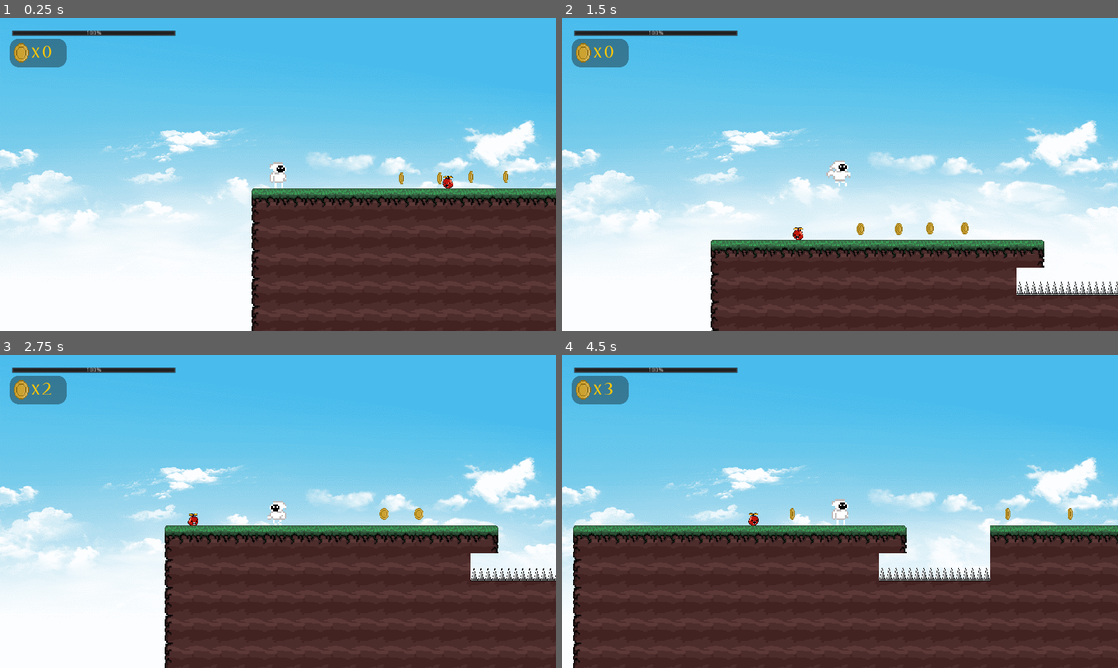
Above: before the commit, frames 1-4 (two rows, left to right).
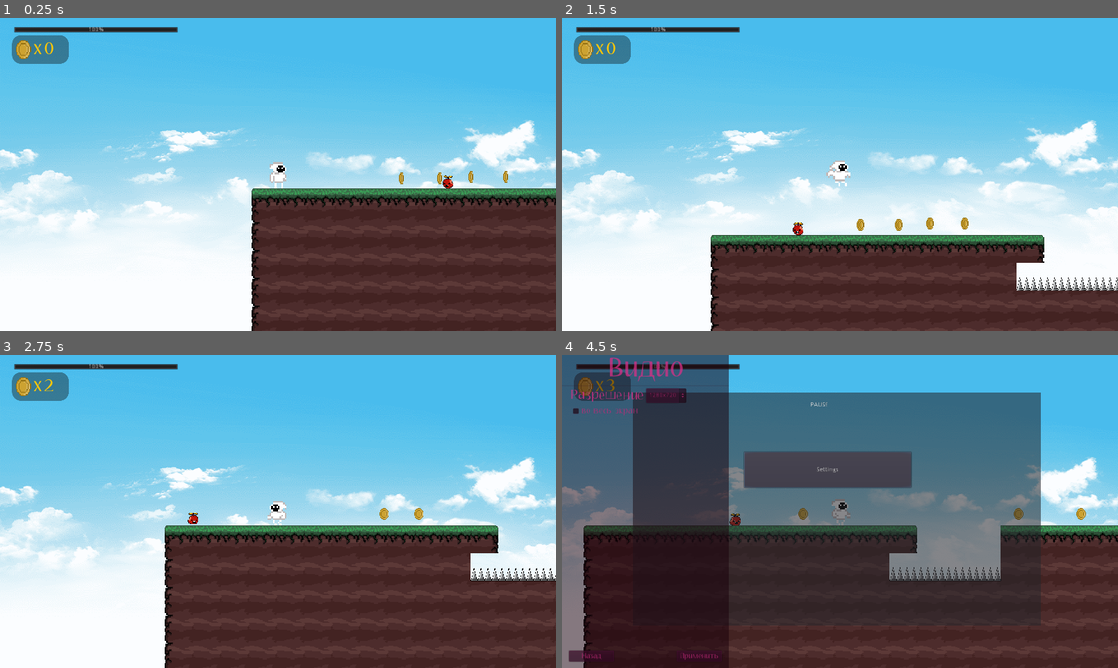
Above: after the commit, the same moments.

Repository: Tears89/Godot2d
Game: Godot game, scene res://Worlds/World_01.tscn
Same seed, same stepped clock (60 frames per second), same inputs: the game is played once before the commit and once after it.
Inputs (mouse positions are in pixels of both pictures, inside the frame that each line leads up to):
- Up to frame 1 (0.25 s): no input
- Up to frame 2 (1.5 s): hold D (Move_Right) from 0.53 s (still down); tap W (Jump) at 0.77 s
- Up to frame 3 (2.75 s): tap W (Jump) at 1.52 s; release D (Move_Right) at 2.03 s; hold A (Move_Left) from 2.03 s (still down)
- Up to frame 4 (4.5 s): release A (Move_Left) at 2.78 s; hold D (Move_Right) 2.78-4.25 s; tap W (Jump) at 3.02, 3.77 s; tap Escape (pause, bound only after the commit) at 4.15 s; click (828, 470) at 4.25 s, where only the run after the commit has a clickable "Settings"

The runs differ from the first frame. In frame 1, 1.2% of the frame differs, in the area x 1-82%, y 2-54%; in frame 2, 5.9%; in frame 3, 1.3%; in frame 4, 59%, in the area x 0-100%, y 0-100%.

Commit message:
Добавил настройки разрешения экрана и меню паузы

Diff:
--- a/Preabs/Global.tscn
+++ b/Preabs/Global.tscn
@@ -4,6 +4,8 @@
 [ext_resource path="res://Script/global.gd" type="Script" id=2]
 
 [node name="Global" type="Node"]
+pause_mode = 2
 script = ExtResource( 2 )
 
 [node name="HUD" parent="." instance=ExtResource( 1 )]
+visible = false
--- a/Preabs/HUD.tscn
+++ b/Preabs/HUD.tscn
@@ -1,8 +1,9 @@
-[gd_scene load_steps=7 format=2]
+[gd_scene load_steps=9 format=2]
 
 [ext_resource path="res://AubreyPro.otf" type="DynamicFontData" id=1]
 [ext_resource path="res://Graphics/Coin/Coin-1.png.png" type="Texture" id=2]
 [ext_resource path="res://Script/HUD.gd" type="Script" id=3]
+[ext_resource path="res://Preabs/OptionsUI.tscn" type="PackedScene" id=4]
 
 [sub_resource type="StyleBoxFlat" id=1]
 bg_color = Color( 0.0509804, 0.0509804, 0.0509804, 0.392157 )
@@ -19,49 +20,90 @@
 size = 40
 font_data = ExtResource( 1 )
 
+[sub_resource type="GDScript" id=4]
+script/source = "extends Button
+
+
+func _on_Button_button_down():
+	$\"%OptionControl\".show()
+"
+
 [node name="HUD" type="CanvasLayer"]
-offset = Vector2( -400, -200 )
-transform = Transform2D( 1, 0, 0, 1, -400, -200 )
+pause_mode = 2
 script = ExtResource( 3 )
 
 [node name="Panel" type="Panel" parent="."]
-margin_left = 423.0
-margin_top = 248.0
-margin_right = 553.0
-margin_bottom = 313.0
+margin_left = 28.0
+margin_top = 40.0
+margin_right = 158.0
+margin_bottom = 105.0
 custom_styles/panel = SubResource( 1 )
 
 [node name="TextureRect" type="TextureRect" parent="."]
-margin_left = 423.0
-margin_top = 248.0
-margin_right = 475.0
-margin_bottom = 313.0
+margin_left = 28.0
+margin_top = 40.0
+margin_right = 80.0
+margin_bottom = 105.0
 texture = ExtResource( 2 )
 expand = true
 
 [node name="X" type="Label" parent="."]
-margin_left = 472.0
-margin_top = 256.0
-margin_right = 492.0
-margin_bottom = 300.0
+margin_left = 77.0
+margin_top = 48.0
+margin_right = 97.0
+margin_bottom = 92.0
 custom_colors/font_color = Color( 1, 0.784314, 0.0156863, 1 )
 custom_fonts/font = SubResource( 2 )
 text = "x"
 valign = 1
 
 [node name="Coins" type="Label" parent="."]
-margin_left = 496.0
-margin_top = 256.0
-margin_right = 538.0
-margin_bottom = 300.0
+margin_left = 101.0
+margin_top = 48.0
+margin_right = 143.0
+margin_bottom = 92.0
 custom_colors/font_color = Color( 1, 0.784314, 0.0156863, 1 )
 custom_fonts/font = SubResource( 3 )
 text = "##"
 valign = 1
 
 [node name="HealthBar" type="ProgressBar" parent="."]
-margin_left = 427.0
-margin_top = 228.0
-margin_right = 805.0
-margin_bottom = 242.0
+margin_left = 32.0
+margin_top = 20.0
+margin_right = 410.0
+margin_bottom = 34.0
 value = 100.0
+
+[node name="PauseMenu" type="CanvasLayer" parent="."]
+unique_name_in_owner = true
+visible = false
+
+[node name="PanelContainer" type="Panel" parent="PauseMenu"]
+self_modulate = Color( 1, 1, 1, 0.552941 )
+anchor_right = 1.0
+anchor_bottom = 1.0
+margin_left = 164.0
+margin_top = 86.0
+margin_right = -178.0
+margin_bottom = -98.0
+
+[node name="Label" type="Label" parent="PauseMenu/PanelContainer"]
+margin_left = 408.0
+margin_top = 22.0
+margin_right = 647.0
+margin_bottom = 75.0
+text = "PAUSE"
+
+[node name="Button" type="Button" parent="PauseMenu/PanelContainer"]
+margin_left = 255.0
+margin_top = 137.0
+margin_right = 640.0
+margin_bottom = 219.0
+text = "Settings"
+script = SubResource( 4 )
+
+[node name="OptionControl" parent="PauseMenu" instance=ExtResource( 4 )]
+unique_name_in_owner = true
+visible = false
+
+[connection signal="button_down" from="PauseMenu/PanelContainer/Button" to="PauseMenu/PanelContainer/Button" method="_on_Button_button_down"]
--- a/Preabs/Main.tscn
+++ b/Preabs/Main.tscn
@@ -1,8 +1,8 @@
-[gd_scene load_steps=12 format=2]
+[gd_scene load_steps=8 format=2]
 
 [ext_resource path="res://AubreyPro.otf" type="DynamicFontData" id=1]
 [ext_resource path="res://Script/MainMenu.gd" type="Script" id=2]
-[ext_resource path="res://Script/Option_Control.gd" type="Script" id=3]
+[ext_resource path="res://Preabs/OptionsUI.tscn" type="PackedScene" id=3]
 
 [sub_resource type="DynamicFont" id=1]
 size = 90
@@ -12,26 +12,15 @@
 size = 90
 font_data = ExtResource( 1 )
 
+[sub_resource type="GDScript" id=4]
+script/source = "extends Button
+
+func _on_Settings_button_down():
+	$\"%OptionControl\".show()
+"
+
 [sub_resource type="DynamicFont" id=3]
 size = 90
-font_data = ExtResource( 1 )
-
-[sub_resource type="DynamicFont" id=4]
-size = 60
-font_data = ExtResource( 1 )
-
-[sub_resource type="DynamicFont" id=5]
-size = 20
-font_data = ExtResource( 1 )
-
-[sub_resource type="DynamicFont" id=6]
-size = 30
-font_data = ExtResource( 1 )
-
-[sub_resource type="DynamicFont" id=7]
-font_data = ExtResource( 1 )
-
-[sub_resource type="DynamicFont" id=8]
 font_data = ExtResource( 1 )
 
 [node name="Main" type="Node"]
@@ -68,6 +57,7 @@
 margin_bottom = 448.0
 custom_fonts/font = SubResource( 2 )
 text = "Настройки"
+script = SubResource( 4 )
 
 [node name="Exit" type="Button" parent="MainMenu/Panel"]
 margin_left = 384.0
@@ -77,71 +67,10 @@
 custom_fonts/font = SubResource( 3 )
 text = "Выход"
 
-[node name="Option_Control" type="Control" parent="MainMenu"]
+[node name="OptionControl" parent="MainMenu" instance=ExtResource( 3 )]
+unique_name_in_owner = true
 visible = false
-margin_right = 384.0
-margin_bottom = 720.0
-script = ExtResource( 3 )
-
-[node name="Panel" type="Panel" parent="MainMenu/Option_Control"]
-modulate = Color( 0.866667, 0.184314, 0.537255, 0.72549 )
-self_modulate = Color( 0.866667, 0.184314, 0.537255, 0.72549 )
-anchor_right = 1.0
-anchor_bottom = 1.0
-
-[node name="LB_Video" type="Label" parent="MainMenu/Option_Control/Panel"]
-margin_right = 384.0
-margin_bottom = 54.0
-custom_fonts/font = SubResource( 4 )
-text = "Видио"
-align = 1
-
-[node name="Option_Resolution" type="OptionButton" parent="MainMenu/Option_Control/Panel/LB_Video"]
-margin_left = 192.0
-margin_top = 104.0
-margin_right = 320.0
-margin_bottom = 128.0
-
-[node name="CB_FS" type="CheckBox" parent="MainMenu/Option_Control/Panel/LB_Video"]
-margin_left = 64.0
-margin_top = 152.0
-margin_right = 226.0
-margin_bottom = 182.0
-custom_fonts/font = SubResource( 5 )
-text = "во весь экран"
-
-[node name="LB_Resolution" type="Label" parent="MainMenu/Option_Control/Panel"]
-margin_top = 98.0
-margin_right = 175.0
-margin_bottom = 131.0
-custom_fonts/font = SubResource( 6 )
-text = "Разрешение"
-
-[node name="Button_Return" type="Button" parent="MainMenu/Option_Control/Panel"]
-anchor_right = 0.031
-anchor_bottom = 0.028
-margin_left = 16.0
-margin_top = 680.0
-margin_right = 108.096
-margin_bottom = 683.84
-custom_fonts/font = SubResource( 7 )
-text = "Назад"
-
-[node name="Button_Save" type="Button" parent="MainMenu/Option_Control/Panel"]
-anchor_right = 0.031
-anchor_bottom = 0.028
-margin_left = 264.0
-margin_top = 680.0
-margin_right = 356.096
-margin_bottom = 683.84
-custom_fonts/font = SubResource( 8 )
-text = "Применить"
-
-[node name="HSeparator" type="HSeparator" parent="MainMenu/Option_Control/Panel"]
-margin_top = 65.0
-margin_right = 384.0
-margin_bottom = 82.0
 
 [connection signal="pressed" from="MainMenu/Panel/Start" to="MainMenu" method="_on_Start_pressed"]
-[connection signal="pressed" from="MainMenu/Panel/Settings" to="MainMenu" method="_on_Settings_pressed"]
+[connection signal="button_down" from="MainMenu/Panel/Settings" to="MainMenu/Panel/Settings" method="_on_Settings_button_down"]
 [connection signal="pressed" from="MainMenu/Panel/Exit" to="MainMenu" method="_on_Exit_pressed"]
--- /dev/null
+++ b/Preabs/OptionsUI.tscn
@@ -0,0 +1,104 @@
+[gd_scene load_steps=8 format=2]
+
+[ext_resource path="res://AubreyPro.otf" type="DynamicFontData" id=1]
+[ext_resource path="res://Script/Option_Control.gd" type="Script" id=2]
+
+[sub_resource type="DynamicFont" id=7]
+font_data = ExtResource( 1 )
+
+[sub_resource type="DynamicFont" id=8]
+font_data = ExtResource( 1 )
+
+[sub_resource type="DynamicFont" id=4]
+size = 60
+font_data = ExtResource( 1 )
+
+[sub_resource type="DynamicFont" id=6]
+size = 30
+font_data = ExtResource( 1 )
+
+[sub_resource type="DynamicFont" id=5]
+size = 20
+font_data = ExtResource( 1 )
+
+[node name="Option_Control" type="Control"]
+margin_right = 384.0
+margin_bottom = 720.0
+script = ExtResource( 2 )
+
+[node name="Panel" type="Panel" parent="."]
+modulate = Color( 0.866667, 0.184314, 0.537255, 0.72549 )
+self_modulate = Color( 0.866667, 0.184314, 0.537255, 0.72549 )
+anchor_right = 1.0
+anchor_bottom = 1.0
+
+[node name="Button_Return" type="Button" parent="Panel"]
+unique_name_in_owner = true
+anchor_right = 0.031
+anchor_bottom = 0.028
+margin_left = 16.0
+margin_top = 680.0
+margin_right = 108.096
+margin_bottom = 683.84
+custom_fonts/font = SubResource( 7 )
+text = "Назад"
+
+[node name="Button_Save" type="Button" parent="Panel"]
+unique_name_in_owner = true
+anchor_right = 0.031
+anchor_bottom = 0.028
+margin_left = 264.0
+margin_top = 680.0
+margin_right = 356.096
+margin_bottom = 683.84
+custom_fonts/font = SubResource( 8 )
+text = "Применить"
+
+[node name="VBoxContainer" type="VBoxContainer" parent="Panel"]
+margin_right = 384.0
+margin_bottom = 40.0
+
+[node name="LB_Video" type="Label" parent="Panel/VBoxContainer"]
+margin_right = 384.0
+margin_bottom = 65.0
+custom_fonts/font = SubResource( 4 )
+text = "Видио"
+align = 1
+
+[node name="HSeparator" type="HSeparator" parent="Panel/VBoxContainer"]
+margin_top = 69.0
+margin_right = 384.0
+margin_bottom = 73.0
+
+[node name="MarginContainer" type="MarginContainer" parent="Panel/VBoxContainer"]
+margin_top = 77.0
+margin_right = 384.0
+margin_bottom = 144.0
+custom_constants/margin_left = 20
+
+[node name="VBoxContainer" type="VBoxContainer" parent="Panel/VBoxContainer/MarginContainer"]
+margin_left = 20.0
+margin_right = 384.0
+margin_bottom = 67.0
+
+[node name="ResolutionContainer" type="HBoxContainer" parent="Panel/VBoxContainer/MarginContainer/VBoxContainer"]
+margin_right = 364.0
+margin_bottom = 33.0
+
+[node name="LB_Resolution" type="Label" parent="Panel/VBoxContainer/MarginContainer/VBoxContainer/ResolutionContainer"]
+margin_right = 175.0
+margin_bottom = 33.0
+custom_fonts/font = SubResource( 6 )
+text = "Разрешение"
+
+[node name="Option_Resolution" type="OptionButton" parent="Panel/VBoxContainer/MarginContainer/VBoxContainer/ResolutionContainer"]
+margin_left = 179.0
+margin_right = 208.0
+margin_bottom = 33.0
+
+[node name="CB_FS" type="CheckBox" parent="Panel/VBoxContainer/MarginContainer/VBoxContainer"]
+margin_top = 37.0
+margin_right = 364.0
+margin_bottom = 67.0
+custom_fonts/font = SubResource( 5 )
+text = "во весь экран"
--- a/Preabs/enemy.tscn
+++ b/Preabs/enemy.tscn
@@ -68,8 +68,9 @@
 
 [node name="Sprite" type="AnimatedSprite" parent="."]
 frames = SubResource( 11 )
-animation = "atak"
-frame = 4
+animation = "run "
+frame = 3
+playing = true
 flip_h = true
 
 [node name="CollisionShape2D" type="CollisionShape2D" parent="."]
--- a/Script/HUD.gd
+++ b/Script/HUD.gd
@@ -1,6 +1,7 @@
 extends CanvasLayer
 
 var coins = 0
+onready var pause_menu = $"%PauseMenu"
 
 func _ready():
 	$Coins.text = String(coins)
--- a/Script/MainMenu.gd
+++ b/Script/MainMenu.gd
@@ -6,6 +6,7 @@
 
 func _on_Start_pressed():
 	get_tree().change_scene("res://Worlds/World_01.tscn")
+	Global.start_game()
 
 
 func _on_Exit_pressed():
--- a/Script/Option_Control.gd
+++ b/Script/Option_Control.gd
@@ -1 +1,29 @@
 extends Control
+
+onready var _resolution = $Panel/VBoxContainer/MarginContainer/VBoxContainer/ResolutionContainer/Option_Resolution
+var resolutions_variants = {
+	"1280x720": Vector2(1280, 720),
+	"1440x900": Vector2(1440, 900),
+}
+var _tmp_resolution
+func set_tmp_resolution(idx):
+	_tmp_resolution = idx
+
+func _ready():
+	for _res in resolutions_variants:
+		_resolution.add_item(_res)
+		pass
+	_resolution.connect("item_selected", self, "set_tmp_resolution")
+	$"%Button_Save".connect("button_down", self, "_on_confirmation")
+	$"%Button_Return".connect("button_down", self, "_on_return")
+	pass
+
+func _on_confirmation():
+	Global.SETTINGS.resolution = resolutions_variants.values()[_tmp_resolution]
+	Global.SETTINGS.save_settings()
+	pass
+
+func _on_return():
+	_tmp_resolution = null
+	hide()
+	pass
--- a/Script/Player.gd
+++ b/Script/Player.gd
@@ -14,11 +14,15 @@
 var Health = 100
 
 func _ready():
+	#HACK:
+	if not Global.is_game_started:
+		Global.start_game()
+
 	Health = Global.Health
 
 func _physics_process(delta):
+	Movement.y +=Gravity
 	Movement = move_and_slide(Movement, UP)
-	Movement.y +=Gravity
 	Keyboard()
 	if position.y > get_viewport_rect().size.y:
 		Global.reset_coins()
--- a/Script/enemy.gd
+++ b/Script/enemy.gd
@@ -9,7 +9,7 @@
 export var DAMAGE_AMOUNT = 50
 
 func _ready():
-	$Sprite.play("run")
+#	$Sprite.play("run")
 	$Area2D.connect("body_entered", self, "_on_body_entered")
 
 
--- a/Script/global.gd
+++ b/Script/global.gd
@@ -1,4 +1,17 @@
 extends Node
+
+var SETTINGS := Settings.new()
+
+var paused = false setget set_paused
+func set_paused(value):
+	paused = value
+	hud.get_node("PauseMenu").visible = paused
+	get_tree().set_pause(paused)
+	pass
+
+var is_game_started = false
+signal game_start
+
 
 var coins = 0 setget set_coins
 func set_coins(value):
@@ -6,8 +19,7 @@
 	hud.set_coins(value)
 
 var Health = 100
-
-var player_health = 100
+#var player_health = 100
 
 
 # Declare member variables here. Examples:
@@ -20,6 +32,23 @@
 func _ready():
 	pass # Replace with function body.
 
+func _input(event):
+	if event.is_action("pause") and Input.is_action_just_pressed("pause"):
+		if is_game_started:
+			set_paused(!paused)
+		pass
+
+func start_game():
+	is_game_started = true
+	hud.show()
+	pass
+
+func exit_from_game_in_main_menu():
+	is_game_started = false
+	hud.hide()
+	pass
+
+
 func reset_health():
 	Health = 100
 	hud.set_health_bar(Health)
--- /dev/null
+++ b/Script/settings.gd
@@ -0,0 +1,27 @@
+extends Object
+class_name Settings
+
+const DEFAULT_RESOLUTION = Vector2(1280, 720)
+var resolution = DEFAULT_RESOLUTION setget set_resolution
+func set_resolution(value):
+	resolution = value
+	OS.set_window_size(value)
+	pass
+
+
+# Called when the node enters the scene tree for the first time.
+func _ready():
+	pass # Replace with function body.
+
+func save_settings():
+	# Create new ConfigFile object.
+	var config = ConfigFile.new()
+
+	# Store some values.
+	config.set_value("Settings", "resolution", resolution)
+	config.save("user://settings.ini")
+
+	pass
+
+func load_settings():
+	pass
--- a/project.godot
+++ b/project.godot
@@ -7,6 +7,16 @@
 ;   param=value ; assign values to parameters
 
 config_version=4
+
+_global_script_classes=[ {
+"base": "Object",
+"class": "Settings",
+"language": "GDScript",
+"path": "res://Script/settings.gd"
+} ]
+_global_script_class_icons={
+"Settings": ""
+}
 
 [application]
 
@@ -50,6 +60,11 @@
 , Object(InputEventKey,"resource_local_to_scene":false,"resource_name":"","device":0,"alt":false,"shift":false,"control":false,"meta":false,"command":false,"pressed":false,"scancode":32,"physical_scancode":0,"unicode":0,"echo":false,"script":null)
  ]
 }
+pause={
+"deadzone": 0.5,
+"events": [ Object(InputEventKey,"resource_local_to_scene":false,"resource_name":"","device":0,"alt":false,"shift":false,"control":false,"meta":false,"command":false,"pressed":false,"scancode":16777217,"physical_scancode":0,"unicode":0,"echo":false,"script":null)
+ ]
+}
 
 [physics]
 
